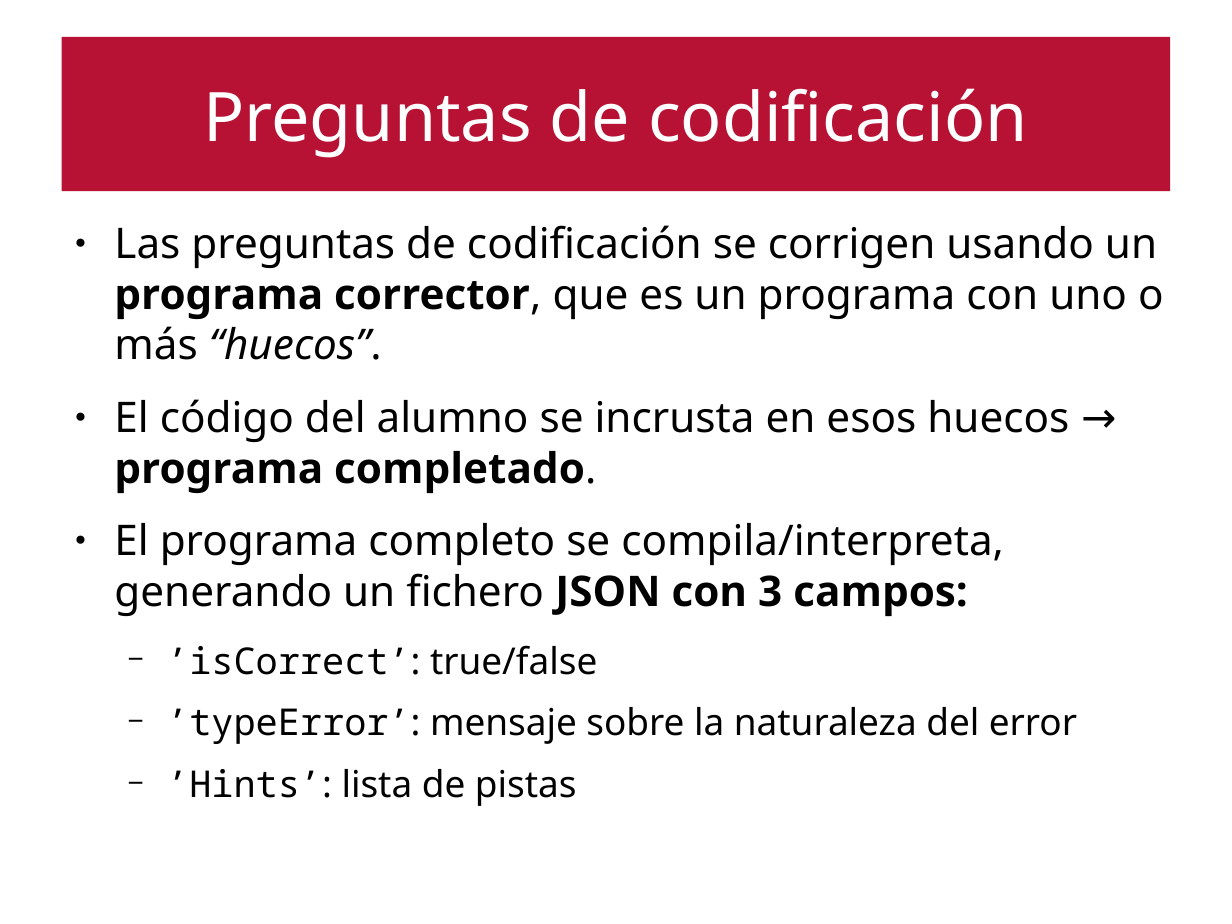
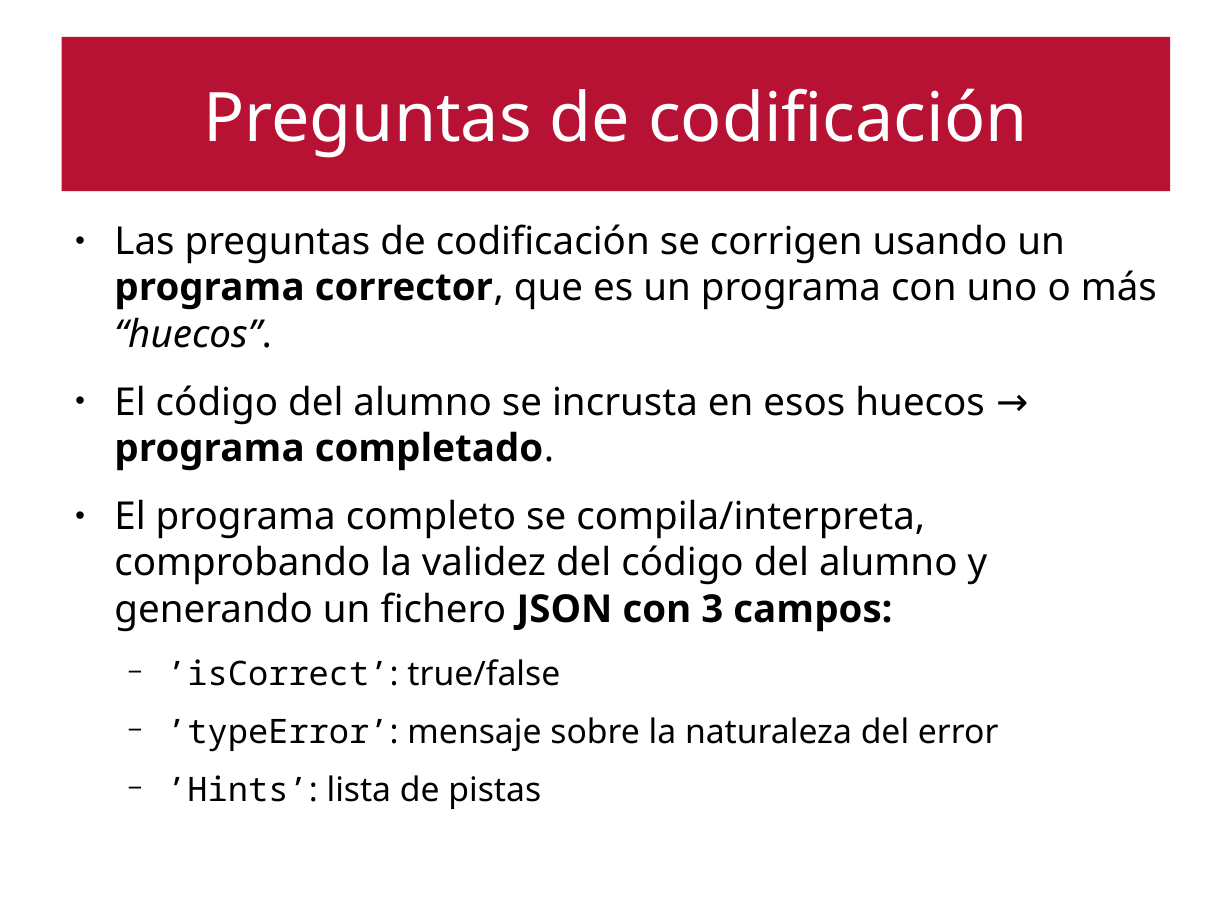
Before and after one commit to emartinm/TutorialesInteractivos, a slide deck: slide 18 of doc/Taller_FDI_2017.odp (slide 17 before the commit). Drawn at 1232x924 pixels with LibreOffice and Linux fonts; fonts in the diff are those of the drawing. Boxes give left, top, right and bottom in pixels: in the first picture for what was removed or moved away, otherwise in the second. Text is boxed around its words. In the diff, an @@ line names an element or a change of style, - is before the commit and + after.

```diff
--- a/doc/Taller_FDI_2017.odp
+++ b/doc/Taller_FDI_2017.odp
@@ text at [114, 224, 1157, 752]: size 27.2 to 24.8 pt in "Las preguntas de codificación se corrigen usando ...", "El código del alumno se incrusta en ..."; size 23.8 to 21.7 pt in "’isCorrect’: true/false", "’typeError’: mensaje sobre la naturaleza del error", "’Hints’: lista de pistas" @@
@@ text at [114, 499, 988, 632]: text changed; size 27.2 to 24.8 pt @@
-● El programa completo se compila/interpreta, generando un fichero JSON con 3 campos:
+● El programa completo se compila/interpreta, comprobando la validez del código del alumno y generando un fichero JSON con 3 campos:
```
Also in this commit, not shown: 12 other slides changed, 2 slides added, 3 other files.
